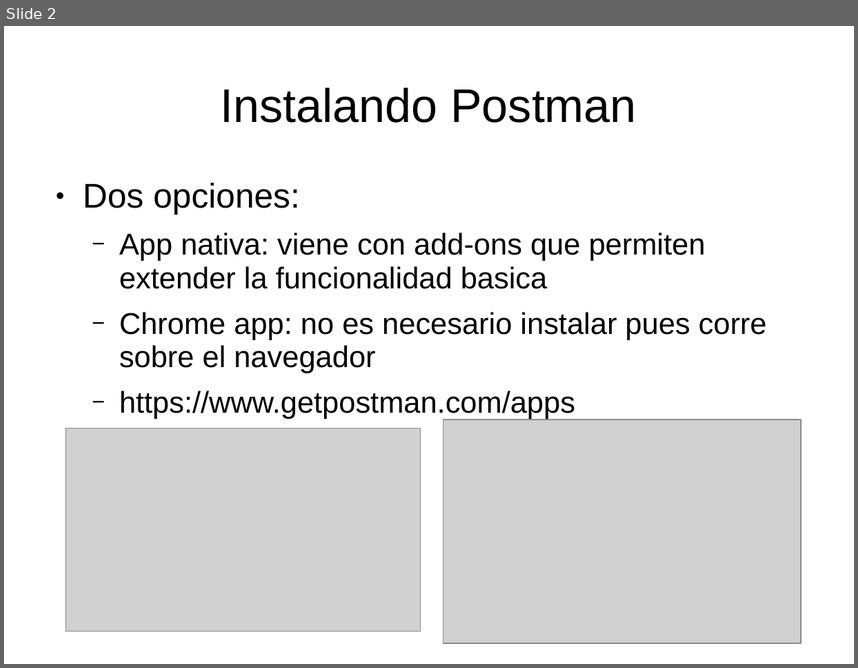
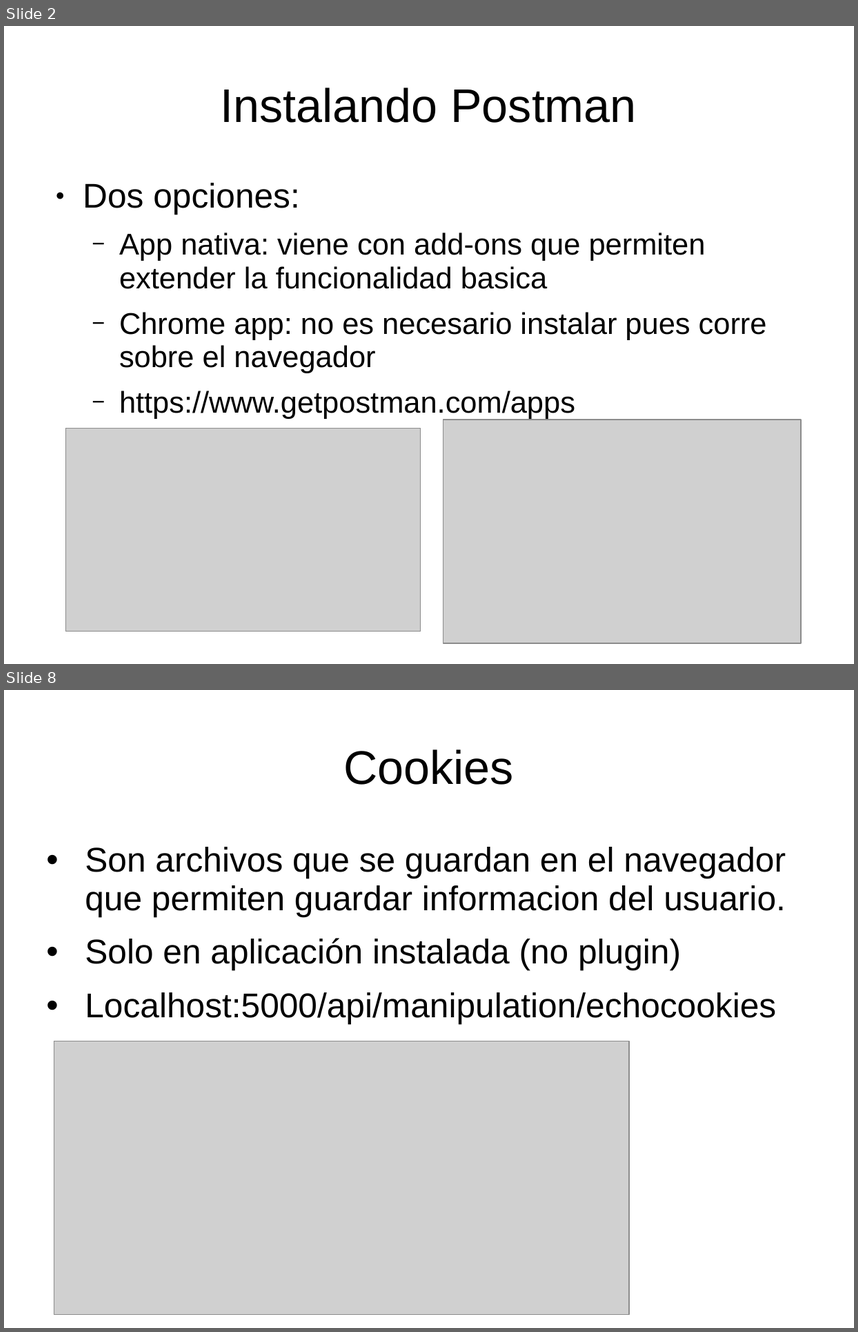
Before and after one commit to luisgepeto/PostmanCourse, a slide deck: Presentacion.ppt. Shown one above the other, each under a label of ours: slide 2 before the commit, slides 2 and 8 after it; the slides between them are not shown. The pictures are 858x668 and 858x1332 pixels, drawn with LibreOffice and Linux fonts; fonts in the diff are those of the drawing; grey boxes stand for pictures. Boxes give left, top, right and bottom in pixels: in the first picture for what was removed or moved away, otherwise in the second. Text is boxed around its words. In the diff, an @@ line names an element or a change of style, - is before the commit and + after.

```diff
--- a/Presentacion.ppt
+++ b/Presentacion.ppt
@@ slide 8 added at [4,690,854,1328], background #FFFFFF @@
@@ title added at [343,749,514,785], 44 pt, text #000000 @@
+Cookies
@@ text added at [85,847,786,1024], 32 pt, text #000000 @@
+• Son archivos que se guardan en el navegador que permiten guardar informacion del usuario.
+• Solo en aplicación instalada (no plugin)
+• Localhost:5000/api/manipulation/echocookies
@@ picture added at [54,1041,630,1314] @@
```
Also in this commit, not shown: 1 slide changed, 5 other slides added, 5 other files.
